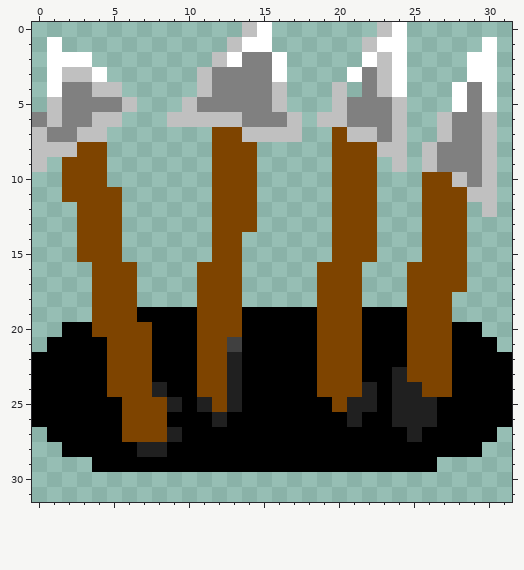
File history of a pixel-art sprite, sprites/spr_trap/3c2458bd-b110-4ac8-88f7-bf7c4a71a4e7.png. The first picture shows the starting point.
The file is 32x32 pixels. Pixels under 10% opacity are left out.
And afterwards:
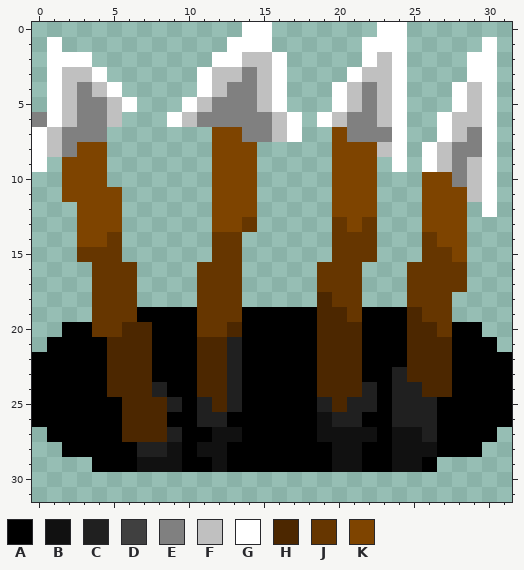
Palette (. is transparent): A #000000  B #111111  C #202020  D #404040  E #808080  F #c0c0c0  G #ffffff  H #4c2700  J #663600  K #7e4400
The edit:
y 0: x 14 F -> G; x 23 F -> G
y 1: x 13 F -> G; x 22 F -> G
y 2: x 12 F -> G; x 14..15 EE -> FF
y 3: x 11..13 FEE -> GFF; x 15 E -> F; x 22 E -> F
y 4: x 2 E -> F; x 5 F -> G; x 11..12 FE -> GF; x 15..16 EF -> FG; x 20..21 F. -> GF; x 29 E -> F
y 5: x 1..2 FE -> GF; x 5..6 EF -> FG; x 10..11 FE -> GF; x 15..16 EF -> FG; x 20..21 FE -> GF; x 23..24 EF -> FG; x 29 E -> F
y 6: x 1..2 FE -> GF; x 4 F -> E; x 9 F -> G; x 11..13 FFF -> EEE; x 16..17 EF -> FG; x 19 F -> G; x 23..24 EF -> FG; x 27..30 FEEF -> GFFG
y 7: x 0..1 FE -> GF; x 3..4 FF -> EE; x 14..15 FF -> EE; x 17 F -> G; x 21..22 FF -> EE; x 24 F -> G; x 27..28 FE -> GF; x 30 F -> G
y 8: x 0 F -> G; x 2 F -> E; x 24 F -> G; x 26..27 FE -> GF; x 30 F -> G
y 9: x 0 F -> G; x 24 F -> G; x 26..27 FE -> GF; x 29..30 EF -> FG
y 10: x 28..30 FEF -> EFG
y 11..12: x 30 F -> G
y 13: x 14 K -> J; x 20 K -> J; x 22 K -> J
y 14: x 5 K -> J; x 12..13 KK -> JJ; x 20..22 KKK -> JJJ; x 26 K -> J
y 15: x 3..5 KKK -> JJJ; x 12..13 KK -> JJ; x 20..22 KKK -> JJJ; x 26..27 KK -> JJ
y 16..17: x 4..6 KKK -> JJJ; x 11..13 KKK -> JJJ; x 19..21 KKK -> JJJ; x 25..28 KKKK -> JJJJ
y 18: x 4..6 KKK -> JJJ; x 11..13 KKK -> JJJ; x 19..21 KKK -> HJJ; x 25..27 KKK -> JJJ
y 19: x 4..6 KKK -> JJJ; x 11..13 KKK -> JJJ; x 19..21 KKK -> HHJ; x 25..27 KKK -> HJJ
y 20: x 4..7 KKKK -> JJHH; x 11..13 KKK -> JJH; x 19..21 KKK -> HHH; x 25..27 KKK -> HHJ
y 21: x 5..7 KKK -> HHH; x 11..13 KKD -> HHC; x 19..21 KKK -> HHH; x 25..27 KKK -> HHH
y 22..23: x 5..7 KKK -> HHH; x 11..12 KK -> HH; x 19..21 KKK -> HHH; x 25..27 KKK -> HHH
y 24: x 5..7 KKK -> HHH; x 11..12 KK -> HH; x 19..21 KKK -> HHH; x 26..27 KK -> HH
y 25: x 6..8 KKK -> HHH; x 12 K -> H; x 19..20 AK -> CH
y 26: x 6..8 KKK -> HHH; x 11 A -> C; x 19..20 AA -> BC
y 27: x 6..8 KKK -> HHH; x 12..13 AA -> BB; x 19..22 AAAA -> BBBB; x 24..26 ACA -> BBC
y 28: x 9 A -> B; x 11..12 AA -> BB; x 20..21 AA -> BB; x 24..26 AAA -> BBB
y 29: x 7..9 AAA -> BBB; x 12 A -> B; x 20..21 AA -> BB; x 24..25 AA -> BB
Boxes around the changes in both pictures, in picture pixels (x1, y1, x2, y2):
changed: (32, 22, 497, 472)
